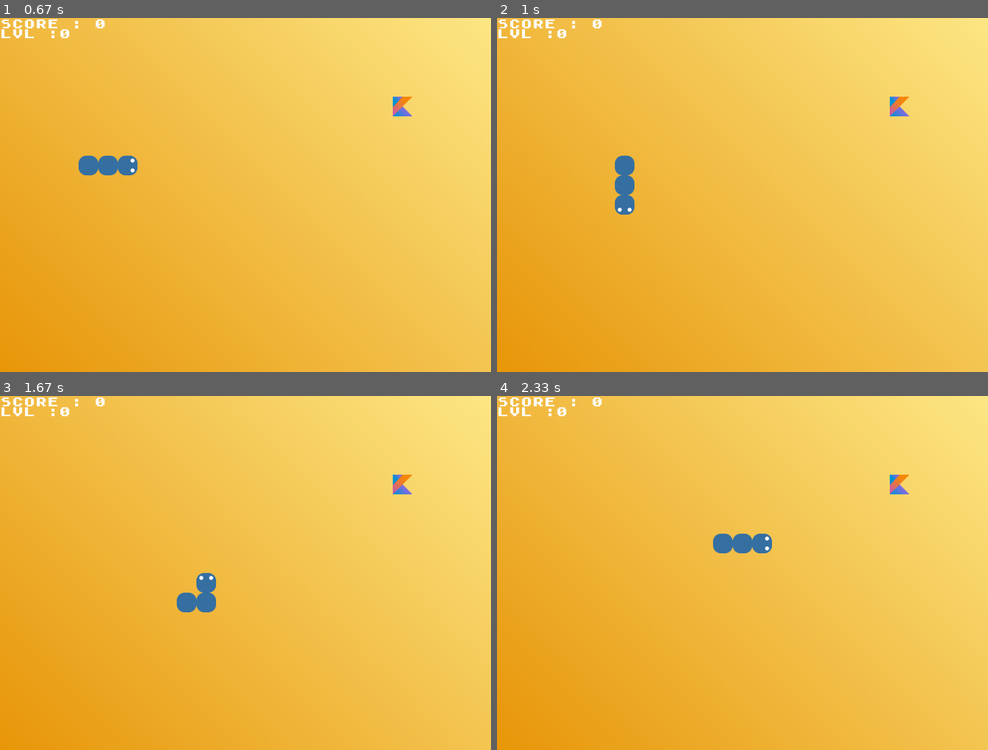
Above: before the commit, frames 1-4 (two rows, left to right).
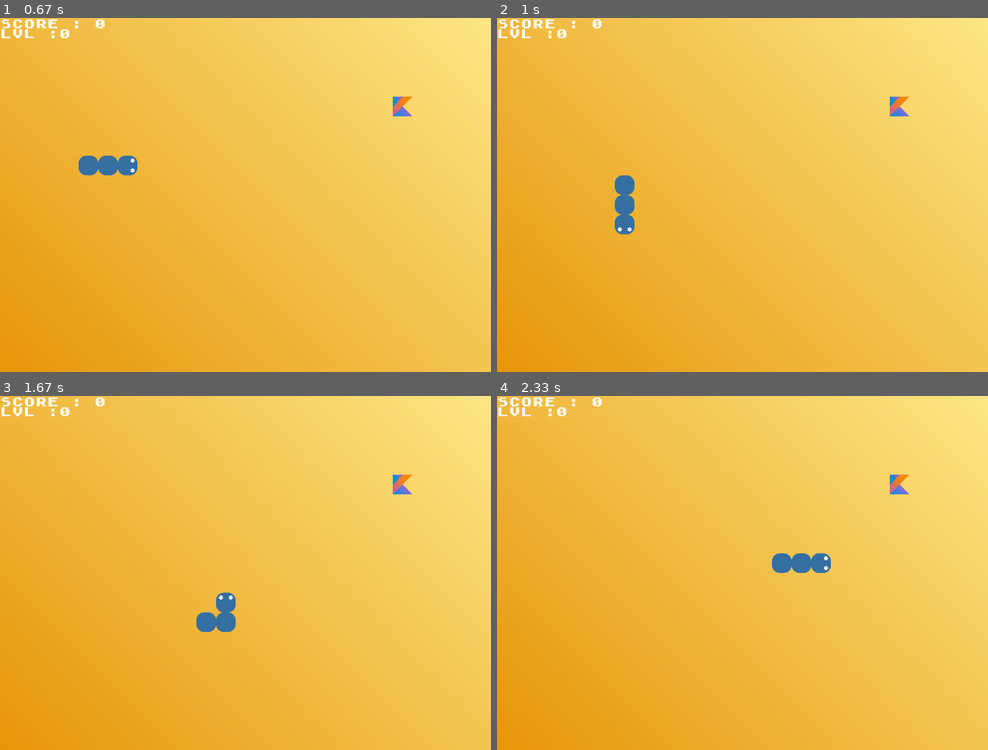
Above: after the commit, the same moments.

Repository: alexanderchainsaw/pygameHungryPythonOld
Game: pygame game, started from main.py
Same seed, same stepped clock (60 frames per second), same inputs: the game is played once before the commit and once after it.
Inputs:
- Up to frame 1 (0.67 s): tap Enter at 0.33 s
- Up to frame 2 (1 s): tap S at 0.67 s
- Up to frame 3 (1.67 s): hold Right 1.07-1.53 s; hold Up from 1.57 s (still down)
- Up to frame 4 (2.33 s): release Up at 1.87 s; hold Right from 1.9 s (still down)

Frame 1 is identical in both runs. In frame 2, 0.4% of the frame differs, in the area x 24-28%, y 38-62%; in frame 3, 1.2%, in the area x 36-48%, y 50-67%; in frame 4, 1.2%.

Commit message:
victory fix
fixed won() not being false after completing all levels and restarting

Diff:
--- a/main.py
+++ b/main.py
@@ -14,7 +14,7 @@
 SQUARES_Y = (HEIGHT//SQUARE_SIZE) - 1  # = 17
 FOOD_FOR_PYTHON = assets.FOOD_FOR_PYTHON
 game_time = pygame.time.Clock()
-speed = 8  # difficulty (higher = faster)
+speed = 10  # difficulty (higher = faster)
 LEVELS = (levels.zero, levels.one, levels.two, levels.three, levels.four)
 
 
@@ -72,6 +72,7 @@
                         food = create_food(snake, obstacles)
                         pos = (1, 0)
                         head_position = assets.HEAD_RIGHT
+                        won = False
                     elif lost:
                         flag, start, running = True, True, True
                         snake = init_snake()
